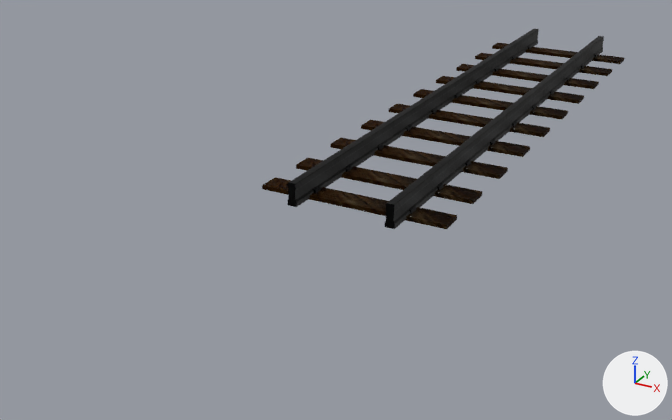
Renders of the glTF model models/tracks/track.gltf from each side of a commit.
The view is the same before and after, from a camera (50 mm lens) standing at (77.1, -215.1, 70.8) and looking at (-15.7, -46.4, -13.5). The lights are fixed; the arrows at lower right show +X, +Y and +Z.

Objects in the first picture: 'Track_01polySurface161_lambert1_0.001'.
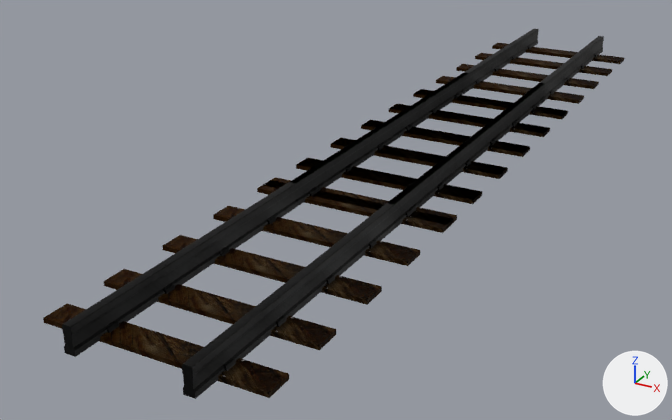
The newer file is also turned or shifted as a whole; pictures and numbers use the older file's frame.

Edits to the scene script, one JSON object a line:
```json
{"op": "add", "block": "ob_track_01polysurface161_lambert1_0_006", "code": ["ob_track_01polysurface161_lambert1_0_006 = bpy.data.objects.new('Track_01polySurface161_lambert1_0.006', me_track_01polysurface161_lambert1_0_001.copy())  # the mesh of ob_track_01polysurface161_lambert1_0_001", "ob_track_01polysurface161_lambert1_0_006.location = (0.0, -60.0, 0.0)"]}
```

Boxes (x1, y1, x2, y2) around the edits, measured in the pictures (672 x 420 px):
```json
{"object": "Track_01polySurface161_lambert1_0.006", "change": "added", "after": [43, 73, 568, 399]}
```
